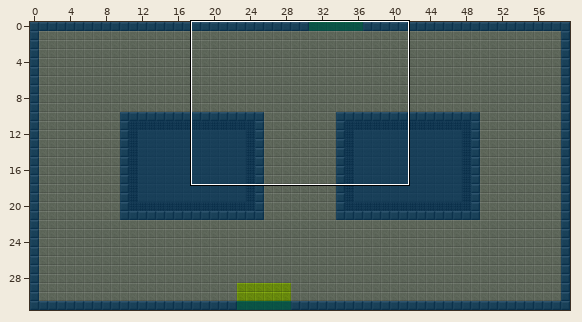
One commit to this Tiled map: docs/maps/campaign_01_room_002.tmx. The picture above shows the old version from afar; the outline marks the close-up.
Close-up. Old version:
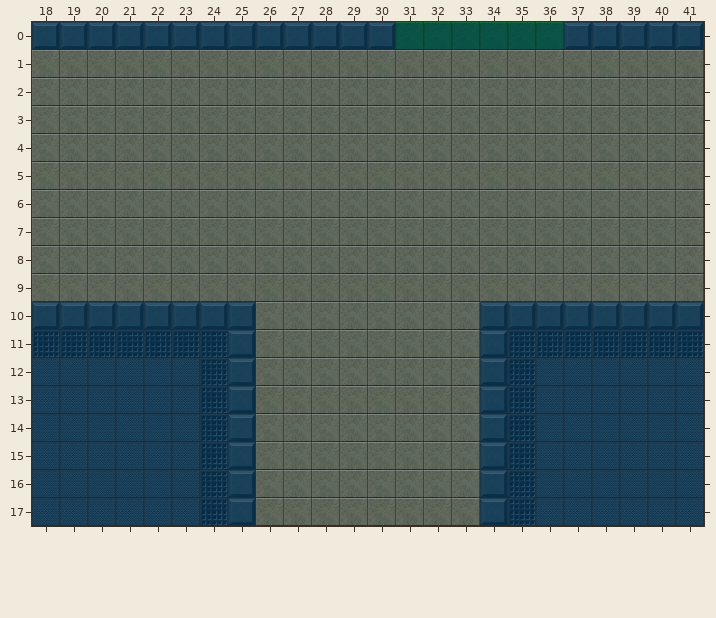
Cells are 32x32 px. Shown: x 18..41, y 0..17. The commit also changed other parts of the map, which this record leaves out.
And afterwards:
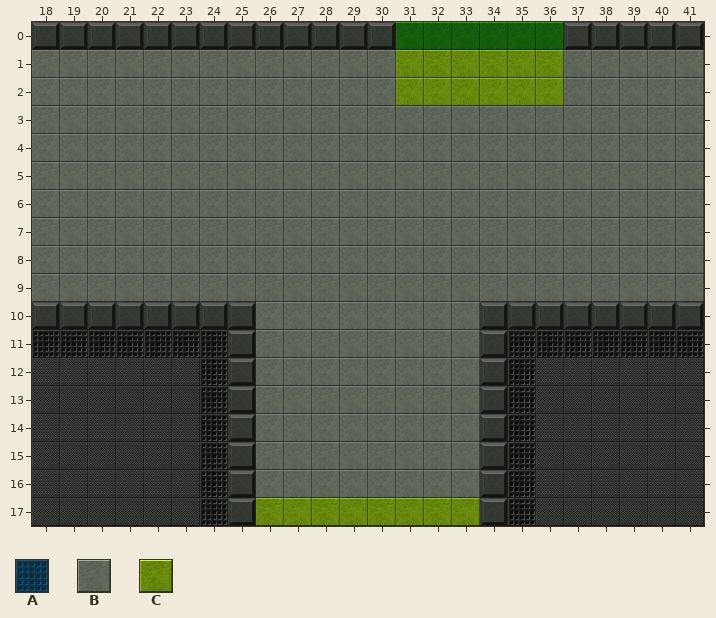
Key: from "collision_tiles": A 0; from "floor": B 0, C 70.
_ is an empty cell.
See-through tiles are keyed as they look on the map.
The edit:
Layer "terrain":
y 1..2: x 31..36 BBBBBB -> CCCCCC
y 17: x 26..33 BBBBBBBB -> CCCCCCCC
Layer "collision" (now hidden):
y 0: x 18..41 AAAAAAAAAAAAAAAAAAAAAAAA -> ________________________
y 10..17: x 18..25 AAAAAAAA -> ________; x 34..41 AAAAAAAA -> ________
Changed places in both close-ups, as pixel boxes (x1, y1, x2, y2):
changed: (32, 22, 704, 106)
changed: (32, 302, 704, 526)
